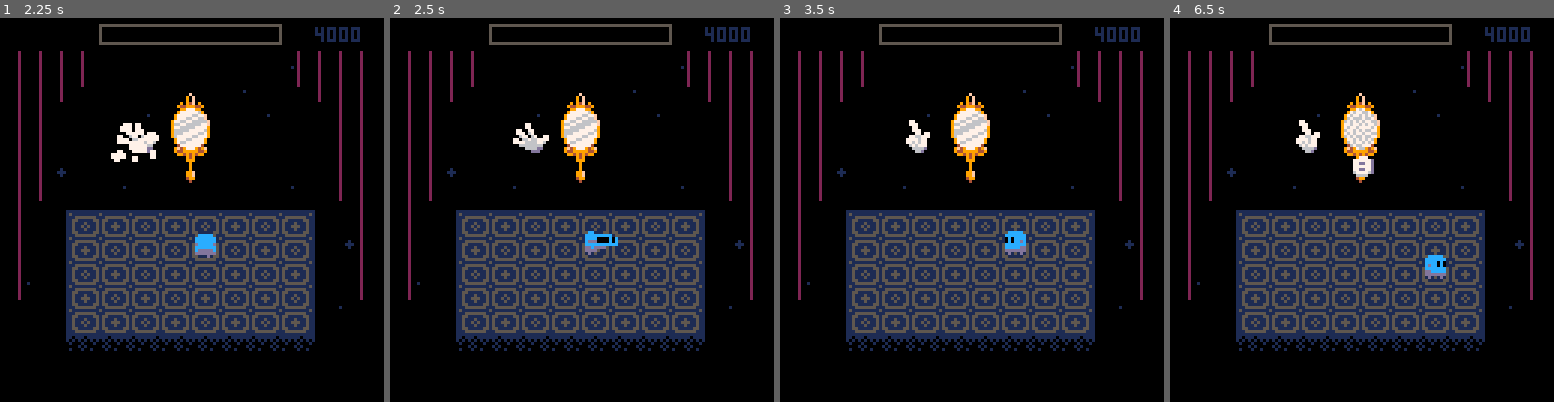
Above: before the commit, frames 1-4 (left to right).
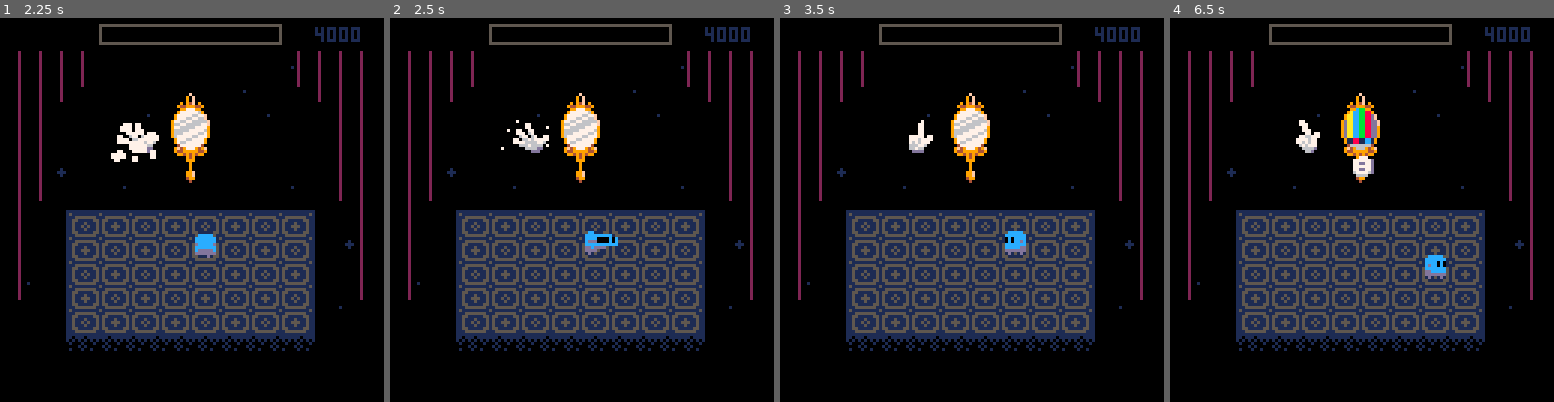
Above: after the commit, the same moments.

Repository: aylanonsense/just-one-boss
Game: PICO-8 cartridge cart.p8
Two runs of this game, one before a commit and one after it. Both use one fixed random seed, a clock stepped at 60 frames per second and the inputs below.
Inputs:
- Up to frame 1 (2.25 s): tap X (X key) at 0.33, 1.07, 1.85 s; tap O (Z key) at 0.7, 1.7, 2.1 s; hold Right 1.6-2.1 s; hold Up from 2.15 s (still down)
- Up to frame 2 (2.5 s): release Up at 2.42 s; hold Right from 2.47 s (still down)
- Up to frame 3 (3.5 s): tap O (Z key) at 2.5, 2.9, 3.3 s; tap X (X key) at 2.97 s; release Right at 3.03 s; hold Left from 3.08 s (still down)
- Up to frame 4 (6.5 s): release Left at 3.58 s; hold Down 3.63-3.97 s; tap O (Z key) every 0.4 s from 3.7 to 6.1 s; hold Right 4.02-4.68 s; tap X (X key) at 4.08, 5.2, 6.32 s; hold Up 4.73-5.03 s; hold Left 5.08-5.68 s; hold Down 5.73-6.03 s; hold Right from 6.08 s (still down)

Frame 1 is identical in both runs. In frame 2, less than 0.1% of the frame differs, in the area x 28-42%, y 26-35%; in frame 3, 0.2%; in frame 4, 0.7%, in the area x 45-54%, y 23-35%.

Commit message:
Making the intro animation line up with the music a bit better

Diff:
--- a/cart.p8
+++ b/cart.p8
@@ -1182,7 +1182,7 @@
 				return self:return_to_ready_position()
 			elseif boss_phase==0 then
 				return self:promise_sequence(
-					64,
+					66,
 					{lh,"appear"},
 					20)
 				-- shake finger
@@ -1195,18 +1195,18 @@
 					20,
 				-- grab handle
 					{rh,"appear"},
-					15,
+					10,
 					{"move",-16,8,10,ease_out,{10,0,10,5},true},
 					{"set_pose",2},
 				-- show face
 					{self,"set_expression"},
 					33,
 					{"set_expression",6},
-					25,
+					28,
 					"set_expression",
-					33,
+					34,
 					{"set_expression",1},
-					30,
+					5,
 				-- tap mirror
 					function()
 						lh:promise_sequence(
@@ -1225,7 +1225,7 @@
 						self.is_wearing_top_hat=true
 					end,
 					{"poof",0,-10},
-					40)
+					35)
 			elseif boss_phase==1 then
 				if hard_mode then
 					return self:promise_sequence(
@@ -2143,7 +2143,7 @@
 
 function calc_idle_mult(entity,f,n)
 	entity.idle_mult=mid(0,entity.idle_mult+ternary(entity.is_idle,0.05,-0.05),1)
-	entity.draw_offset_x,entity.draw_offset_y=entity.idle_mult*3*sin(f/60),entity.idle_mult*n*sin(f/30)
+	entity.draw_offset_x,entity.draw_offset_y=entity.idle_mult*3*sin(f/64),entity.idle_mult*n*sin(f/32)
 end
 
 function copy_props(source,target,props)
